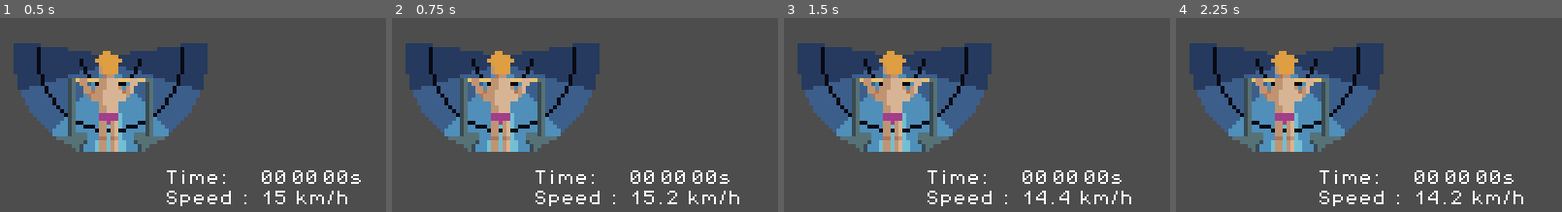
Above: before the commit, frames 1-4 (left to right).
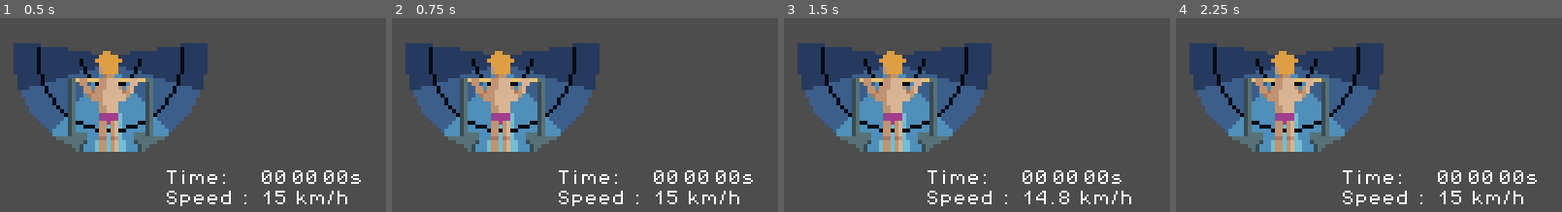
Above: after the commit, the same moments.

Repository: Jin9310/PixelArtJam
Game: Godot game, scene res://Scenes/game.tscn
Two runs of this game, one before a commit and one after it. Both use one fixed random seed, a clock stepped at 60 frames per second and the inputs below.
Inputs:
- Up to frame 1 (0.5 s): no input
- Up to frame 2 (0.75 s): tap Enter at 0.5 s; hold Right (move_right) from 0.53 s (still down); tap 2 (change_anim_2) at 0.6 s
- Up to frame 3 (1.5 s): tap S (go_slower) at 0.8, 1.35 s; tap Space (press_start) at 1.25 s; release Right (move_right) at 1.28 s; hold Left (move_left) from 1.28 s (still down)
- Up to frame 4 (2.25 s): tap 2 (change_anim_2) at 1.55 s; release Left (move_left) at 2.03 s; hold Right (move_right) from 2.03 s (still down); tap 1 (change_anim_1) at 2.1 s

Frame 1 is identical in both runs. In frame 2, 2.3% of the frame differs, in the area x 37-94%, y 78-97%; in frame 3, 0.1%; in frame 4, 2.3%.

Commit message:
fast zones

Diff:
--- a/Scenes/tube.tscn
+++ b/Scenes/tube.tscn
@@ -364,22 +364,56 @@
 }
 autoplay = "idle"
 
+[node name="speed_zone_straight" type="Node" parent="."]
+
 [node name="speed_up_straight" type="Area2D" parent="."]
 unique_name_in_owner = true
-position = Vector2(8, 0)
+position = Vector2(0, 22)
 
 [node name="CollisionShape2D" type="CollisionShape2D" parent="speed_up_straight"]
-position = Vector2(0, 21)
 shape = SubResource("RectangleShape2D_1h3uf")
 
-[node name="slow_down_position_1" type="Area2D" parent="."]
-unique_name_in_owner = true
-position = Vector2(-8, 0)
-
-[node name="CollisionShape2D" type="CollisionShape2D" parent="slow_down_position_1"]
-position = Vector2(0, 21)
+[node name="slow_down_straight_2" type="Area2D" parent="."]
+unique_name_in_owner = true
+position = Vector2(13, 16)
+
+[node name="CollisionShape2D" type="CollisionShape2D" parent="slow_down_straight_2"]
 shape = SubResource("RectangleShape2D_ugq6x")
+
+[node name="slow_down_straight_1" type="Area2D" parent="."]
+unique_name_in_owner = true
+position = Vector2(-12, 16)
+
+[node name="CollisionShape2D" type="CollisionShape2D" parent="slow_down_straight_1"]
+shape = SubResource("RectangleShape2D_ugq6x")
+
+[node name="speed_zone_left_1" type="Node" parent="."]
+
+[node name="speed_up_left_1" type="Area2D" parent="."]
+unique_name_in_owner = true
+position = Vector2(-12, 16)
+
+[node name="CollisionShape2D" type="CollisionShape2D" parent="speed_up_left_1"]
+shape = SubResource("RectangleShape2D_1h3uf")
+
+[node name="slow_down_left_1" type="Area2D" parent="."]
+unique_name_in_owner = true
+position = Vector2(0, 22)
+
+[node name="CollisionShape2D" type="CollisionShape2D" parent="slow_down_left_1"]
+shape = SubResource("RectangleShape2D_1h3uf")
+
+[node name="slow_down_left_2" type="Area2D" parent="."]
+unique_name_in_owner = true
+position = Vector2(13, 16)
+
+[node name="CollisionShape2D" type="CollisionShape2D" parent="slow_down_left_2"]
+shape = SubResource("RectangleShape2D_1h3uf")
 
 [connection signal="timeout" from="Timer" to="." method="_on_timer_timeout"]
 [connection signal="body_entered" from="speed_up_straight" to="." method="_on_speed_up_straight_body_entered"]
-[connection signal="body_entered" from="slow_down_position_1" to="." method="_on_slow_down_position_1_body_entered"]
+[connection signal="body_entered" from="slow_down_straight_2" to="." method="_on_slow_down_straight_2_body_entered"]
+[connection signal="body_entered" from="slow_down_straight_1" to="." method="_on_slow_down_straight_1_body_entered"]
+[connection signal="body_entered" from="speed_up_left_1" to="." method="_on_speed_up_left_1_body_entered"]
+[connection signal="body_entered" from="slow_down_left_1" to="." method="_on_slow_down_left_1_body_entered"]
+[connection signal="body_entered" from="slow_down_left_2" to="." method="_on_slow_down_left_2_body_entered"]
--- a/Scripts/Player.gd
+++ b/Scripts/Player.gd
@@ -16,6 +16,7 @@
 var max_angle = 5*PI/6  # Maximum angle on the right side (150 degrees)
 
 var initial_angle
+var ang_auto_speed: float = 1.2
 
 func _ready():
 	tube.connect("show_feet", show_feet)
@@ -36,12 +37,22 @@
 	# Update character's position
 	global_position = position_on_circle
 
-	if angle > initial_angle:
+	if angle > (initial_angle + 0.1):
 		on_left_side = true
 		on_right_side = false
-	if angle < initial_angle:
+	elif angle < (initial_angle - 0.1):
 		on_left_side = false
 		on_right_side = true
+	else:
+		on_left_side = false
+		on_right_side = false
+
+	if on_left_side:
+		angle -= ang_auto_speed * delta
+	elif on_right_side:
+		angle += ang_auto_speed * delta
+	else:
+		pass
 
 	# Rotate the sprite
 	%Sprite2D.rotation = angle - PI/2  # Adjust rotation to match character's orientation
--- a/Scripts/tube.gd
+++ b/Scripts/tube.gd
@@ -35,6 +35,7 @@
 
 func _ready():
 	speed = speed_base
+	right_zone_speed_1()
 
 func _physics_process(delta):
 	var position_of_tube = center
@@ -56,9 +57,6 @@
 	if Input.is_action_just_pressed("change_anim_1"):
 		%speed_up_straight.monitoring = !%speed_up_straight.monitoring
 
-	if Input.is_action_just_pressed("change_anim_2"):
-		%slow_down_position_1.monitoring = !%slow_down_position_1.monitoring
-
 	if Input.is_action_just_pressed("go_faster"):
 		animation_player.speed_scale += .02
 		raise_the_speed()
@@ -74,8 +72,8 @@
 	Hud.speed_txt.text = str(speed) + " km/h"
 
 func lower_the_speed():
-	animation_player.speed_scale -= .02
-	speed -= .4
+	animation_player.speed_scale -= .01
+	speed -= .1
 	Hud.speed_txt.text = str(speed) + " km/h"
 
 func end_of_run():
@@ -126,20 +124,26 @@
 	animation_count += 1
 	match random:
 		0:
+			straight_zone_speed()
 			go_straight_anim()
 			number_of_straights += 1
 			going_left = false
 			going_right = false
+
 		1:
+			left_zone_speed_1()
 			go_left_anim()
 			number_of_lefts += 1
 			going_left = true
 			going_right = false
+
 		2:
+			right_zone_speed_1()
 			go_right_anim()
 			number_of_rights += 1
 			going_left = false
 			going_right = true
+
 
 func _on_timer_timeout():
 	if countdown > 1:
@@ -155,12 +159,51 @@
 
 
 func _on_speed_up_straight_body_entered(body):
-	print("speed up")
+	print("up")
 	raise_the_speed()
-	print(animation_player.speed_scale)
-
-
-func _on_slow_down_position_1_body_entered(body):
-	print("slow down")
+
+func _on_slow_down_straight_1_body_entered(body):
 	lower_the_speed()
-	print(animation_player.speed_scale)
+
+func _on_slow_down_straight_2_body_entered(body):
+	lower_the_speed()
+
+
+func straight_zone_speed(): #turn on speed and slow zones for straight tube
+	print("straight zone activated")
+	%speed_up_straight.monitoring = true
+	%slow_down_straight_1.monitoring = true
+	%slow_down_straight_2.monitoring = true
+
+	%speed_up_left_1.monitoring = false
+	%slow_down_left_1.monitoring = false
+	%slow_down_left_2.monitoring = false
+
+func left_zone_speed_1():
+	print("left zone activated")
+	%speed_up_straight.monitoring = false
+	%slow_down_straight_1.monitoring = false
+	%slow_down_straight_2.monitoring = false
+
+	%speed_up_left_1.monitoring = true
+	%slow_down_left_1.monitoring = true
+	%slow_down_left_2.monitoring = true
+
+func right_zone_speed_1():
+	%speed_up_straight.monitoring = false
+	%slow_down_straight_1.monitoring = false
+	%slow_down_straight_2.monitoring = false
+
+	%speed_up_left_1.monitoring = false
+	%slow_down_left_1.monitoring = false
+	%slow_down_left_2.monitoring = false
+
+func _on_speed_up_left_1_body_entered(body):
+	print("up")
+	raise_the_speed()
+
+func _on_slow_down_left_1_body_entered(body):
+	lower_the_speed()
+
+func _on_slow_down_left_2_body_entered(body):
+	raise_the_speed()
